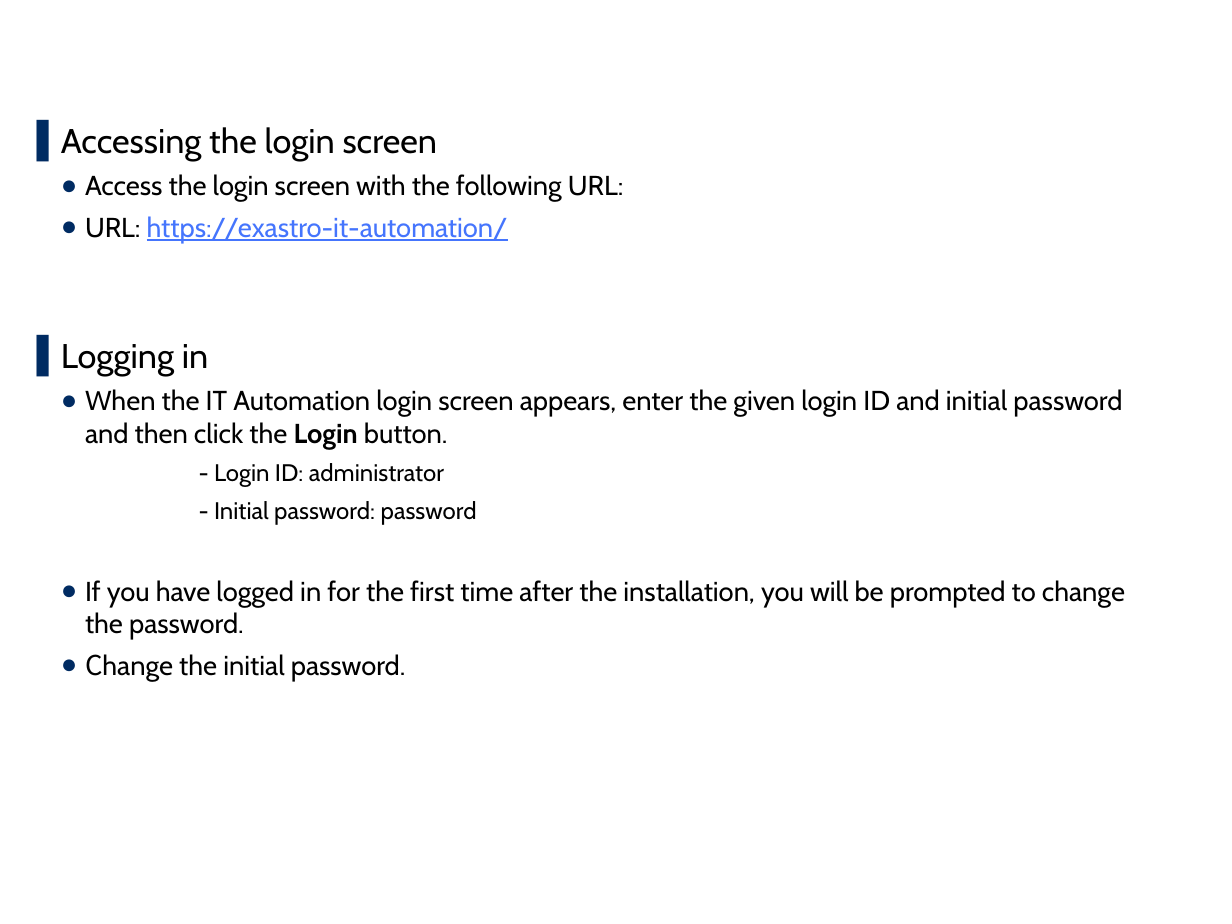
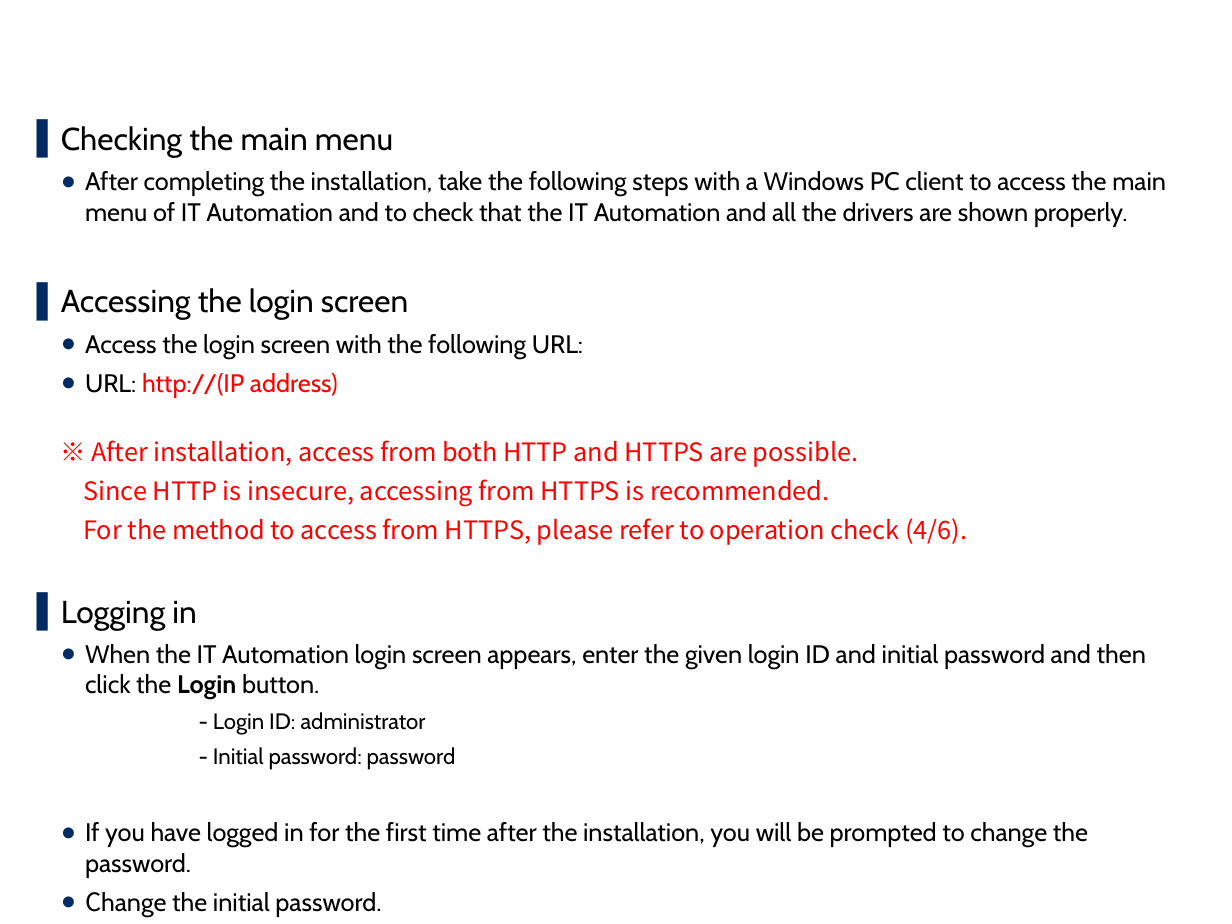
Before and after one commit to exastro-suite/it-automation-docs, a slide deck: slide 21 of asset/Learn/ITA-online-install_en.pptx (slide 23 before the commit). Drawn at 1232x924 pixels with LibreOffice and Linux fonts; fonts in the diff are those of the drawing; background and template pictures are left out. Boxes give left, top, right and bottom in pixels: in the first picture for what was removed or moved away, otherwise in the second. Text is boxed around its words. In the diff, an @@ line names an element or a change of style, - is before the commit and + after.

```diff
--- a/asset/Learn/ITA-online-install_en.pptx
+++ b/asset/Learn/ITA-online-install_en.pptx
@@ text at (61,126,1166,227): paragraphs added @@
+▌ Checking the main menu
+  ● After completing the installation, take the following steps with a Windows PC client to access the main menu of IT Automation and to check that the IT Automation and all the drivers are shown properly.
@@ text at (61,288,1146,878): size 20 to 18.5 pt in "Accessing the login screen", "Logging in"; size 16 to 14.8 pt in "Access the login screen with the following ...", "When the IT Automation login screen appears, ...", "If you have logged in for the ...", "Change the initial password."; size 14 to 12.9 pt in "- Login ID: administrator", "- Initial password: password" @@
@@ text at (83,373,967,545): text changed; size 16 to 14.8 pt; font Cabin to Noto Sans CJK JP; text colour #4575FD to #FF0000 @@
-  ● URL: https://exastro-it-automation/
+  ● URL: http://(IP address)
+  ※ After installation, access from both HTTP and HTTPS are possible.
+  Since HTTP is insecure, accessing from HTTPS is recommended.
+  For the method to access from HTTPS, please refer to operation check (4/6).
```
Also in this commit, not shown: 9 other slides changed, 2 slides added, 7 other files.
